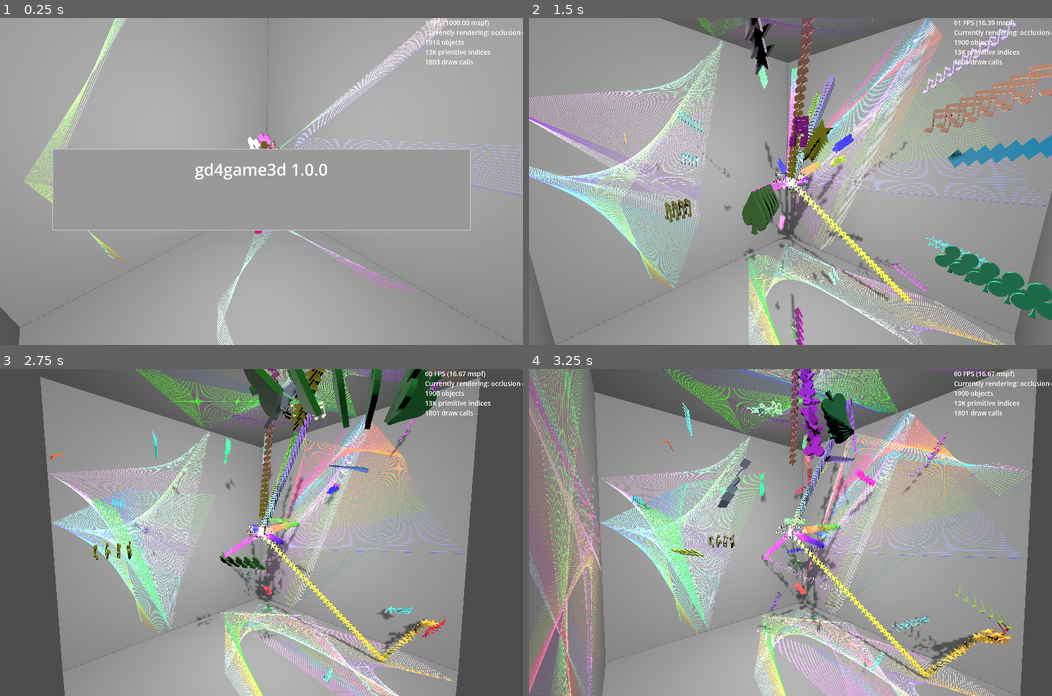
Above: before the commit, frames 1-4 (two rows, left to right).
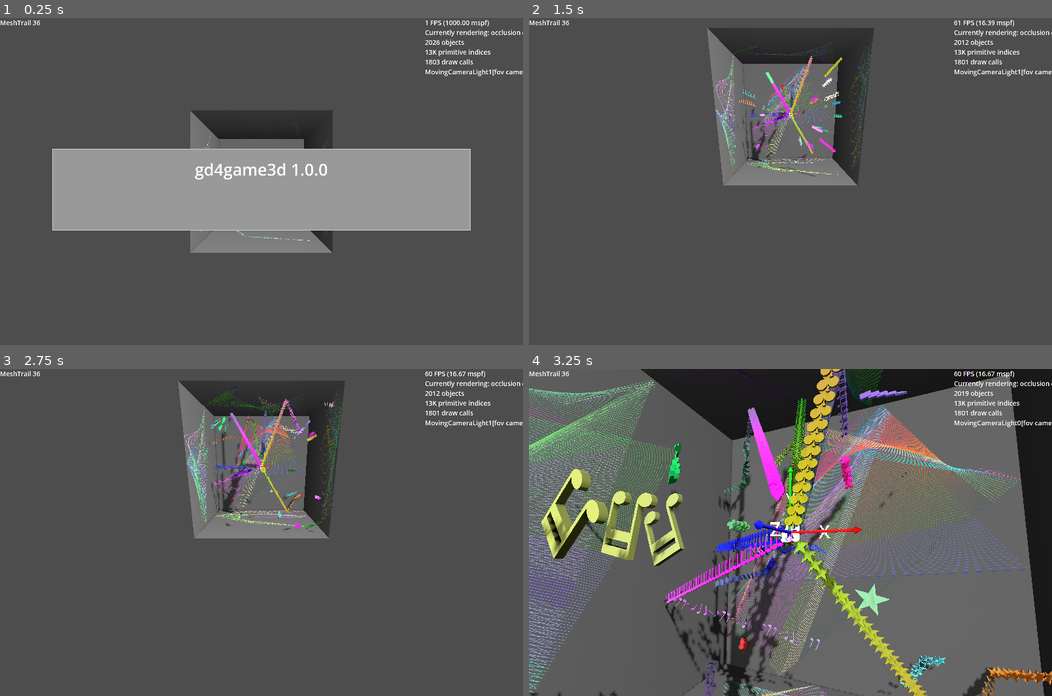
Above: after the commit, the same moments.

Repository: kasworld/gd4game3d
Game: Godot game, scene res://main.tscn
Two runs of this game, one before a commit and one after it. Both use one fixed random seed, a clock stepped at 60 frames per second and the inputs below.
Inputs (mouse positions are in pixels of both pictures, inside the frame that each line leads up to):
- Up to frame 1 (0.25 s): no input
- Up to frame 2 (1.5 s): tap Enter at 0.5, 0.6 s; move the mouse to (905, 165) at 0.52 s; hold Right 0.53-1.28 s; click (905, 165) at 0.67 s; tap E at 0.8, 1.35 s; move the mouse to (685, 197) at 1.27 s; hold Down from 1.28 s (still down)
- Up to frame 3 (2.75 s): tap Enter at 1.55, 2.1 s; move the mouse to (313, 460) at 2.02 s; release Down at 2.03 s; hold Right from 2.03 s (still down); tap E at 2.3 s
- Up to frame 4 (3.25 s): move the mouse to (764, 597) at 2.77 s; release Right at 2.78 s; hold Up from 2.78 s (still down); tap Q at 2.85 s; click (764, 597) at 2.92 s; tap Enter at 3.05 s

The runs differ from the first frame. In frame 1, 79% of the frame differs, in the area x 0-100%, y 0-100%; in frame 2, 98%; in frame 3, 74%; in frame 4, 94%.

Commit message:
use MovingCameraLight

Diff:
--- a/main.gd
+++ b/main.gd
@@ -3,7 +3,7 @@
 var meshtrail_scene = preload("res://mesh_trail/mesh_trail.tscn")
 var line2d_scene = preload("res://move_line2d/move_line_2d.tscn")
 
-var b_box :AABB
+const WorldSize := Vector3(100,100,100)
 #var MeshTrailTypeList = PlayingCard.make_deck()
 var MeshTrailTypeList = ["♠","♣","♥","♦" ,"★","☆","♩","♪","♬"]
 #var MeshTrailTypeList = [0,1,2,3,4,5,"♠","♣","♥","♦"]
@@ -53,21 +53,26 @@
 		RenderingServer.get_rendering_info(RenderingServer.RENDERING_INFO_TOTAL_PRIMITIVES_IN_FRAME) * 0.001,
 		RenderingServer.get_rendering_info(RenderingServer.RENDERING_INFO_TOTAL_DRAW_CALLS_IN_FRAME),
 		]
-	#if $"오른쪽패널/LabelInfo".visible:
-		#$"오른쪽패널/LabelInfo".text = "%s" % [ MovingCameraLight.GetCurrentCamera() ]
-
-
+	if $"오른쪽패널/LabelInfo".visible:
+		$"오른쪽패널/LabelInfo".text = "%s" % [ MovingCameraLight.GetCurrentCamera() ]
+	$"왼쪽패널/Label".text = "MeshTrail %d" % [$MeshTrailContainer.get_child_count()]
 
 func _ready() -> void:
 	get_viewport().size_changed.connect(on_viewport_size_changed)
 	ui_panel_init()
 	timed_message_init()
 
-	var bound_size = Vector3(100,100,100)
-	$DirectionalLight3D.position = bound_size *0.45
-	$DirectionalLight3D.look_at(Vector3.ZERO)
+	$OmniLight3D.position = Vector3(0,0,WorldSize.length())
+	$OmniLight3D.omni_range = WorldSize.length()*2
+	$BounceCameraLight.set_center_pos_far(Vector3.ZERO, Vector3(0, 0, WorldSize.z*2), WorldSize.length()*2)
+	$FixedCameraLight.set_center_pos_far(Vector3.ZERO, Vector3(0, 0, WorldSize.z*2), WorldSize.length()*2)
+	#$MovingCameraLightHober.set_center_pos_far( Vector3.ZERO, Vector3(0, 0, WorldSize.z), WorldSize.length()*2)
+	#$MovingCameraLightAround.set_center_pos_far( Vector3.ZERO, Vector3(0, 0, WorldSize.z), WorldSize.length()*2)
+	$AxisArrow3D.set_size(10)
+
+	var bound_size = WorldSize
 	b_box = AABB( -bound_size/2, bound_size)
-	var radius := 1.5
+	velocity = Vector3( (randf()-0.5)*WorldSize.length()/3,(randf()-0.5)*WorldSize.length()/3,(randf()-0.5)*WorldSize.length()/3)
 	for mt in MeshTrailTypeList:
 		var ball = meshtrail_scene.instantiate(
 			).init_OnBounce(
@@ -95,7 +100,7 @@
 			).set_speed(20,40,0.05)
 		$MeshTrailContainer.add_child(ball)
 
-	$MovingCamera.init( b_box, Vector3.ZERO, $MeshTrailContainer.get_child(0) )
+	#$MovingCamera.init( b_box, Vector3.ZERO, $MeshTrailContainer.get_child(0) )
 	make_line2d(Vector2(b_box.size.x,b_box.size.y), Vector3(b_box.get_center().x, b_box.get_center().y, b_box.position.z),     PlaneMesh.FACE_Z, false)
 	make_line2d(Vector2(b_box.size.x,b_box.size.y), Vector3(b_box.get_center().x, b_box.get_center().y, b_box.end.z),          PlaneMesh.FACE_Z, true)
 	make_line2d(Vector2(b_box.size.x,b_box.size.z), Vector3(b_box.get_center().x, b_box.position.y,     b_box.get_center().z), PlaneMesh.FACE_Y, false)
@@ -103,8 +108,8 @@
 	make_line2d(Vector2(b_box.size.y,b_box.size.z), Vector3(b_box.position.x,     b_box.get_center().y, b_box.get_center().z), PlaneMesh.FACE_X, false)
 	make_line2d(Vector2(b_box.size.y,b_box.size.z), Vector3(b_box.end.x,          b_box.get_center().y, b_box.get_center().z), PlaneMesh.FACE_X, true)
 
-func bounce(_oldpos:Vector3, pos :Vector3, radius :float) -> Dictionary:
-	return Bounce.v3f(pos, b_box, radius)
+func bounce(_oldpos:Vector3, pos :Vector3, radiusa :float) -> Dictionary:
+	return Bounce.v3f(pos, b_box, radiusa)
 
 var color_list_light = NamedColorList.make_light_color_list()
 var color_list_dark = NamedColorList.make_dark_color_list()
@@ -141,16 +146,34 @@
 	line2d_list.append(sp)
 	return sp
 
+var b_box :AABB
+var radius := 1.5
+var velocity :Vector3
 func _process(delta: float) -> void:
 	label_demo()
+	#var now := Time.get_unix_time_from_system()
+	#var t := now /2.3
+	if $BounceCameraLight.is_current_camera():
+		velocity = $BounceCameraLight.bounce_within_aabb(delta,b_box, velocity,  Vector3.ZERO, radius )
+	#elif $MovingCameraLightHober.is_current_camera():
+		#$MovingCameraLightHober.move_hober_around_z(t, Vector3.ZERO, (WorldSize.x+WorldSize.y)/2, WorldSize.length()*0.6 )
+	#elif $MovingCameraLightAround.is_current_camera():
+		#$MovingCameraLightAround.move_wave_around_y(t, Vector3.ZERO, (WorldSize.x+WorldSize.y)/2, WorldSize.length()*0.6 )
 
-	$LabelInfo.text = "MeshTrail %d\n(%.1f,%.1f,%.1f)\n%.1fFPS" % [
-		$MeshTrailContainer.get_child_count(),
-		$MovingCamera.position.x, $MovingCamera.position.y, $MovingCamera.position.z,
-		1.0/delta]
+func _on_카메라변경_pressed() -> void:
+	MovingCameraLight.NextCamera()
+
+func _on_button_fov_up_pressed() -> void:
+	MovingCameraLight.GetCurrentCamera().fov_camera_inc()
+
+func _on_button_fov_down_pressed() -> void:
+	MovingCameraLight.GetCurrentCamera().fov_camera_dec()
 
 var key2fn = {
 	KEY_ESCAPE:_on_button_esc_pressed,
+	KEY_ENTER:_on_카메라변경_pressed,
+	KEY_PAGEUP:_on_button_fov_up_pressed,
+	KEY_PAGEDOWN:_on_button_fov_down_pressed,
 }
 
 func _unhandled_input(event: InputEvent) -> void:
@@ -158,6 +181,10 @@
 		var fn = key2fn.get(event.keycode)
 		if fn != null:
 			fn.call()
+		if $FixedCameraLight.is_current_camera():
+			var fi = FlyNode3D.Key2Info.get(event.keycode)
+			if fi != null:
+				FlyNode3D.fly_node3d($FixedCameraLight, fi)
 	elif event is InputEventMouseButton and event.is_pressed():
 		pass
 
--- a/main.tscn
+++ b/main.tscn
@@ -1,8 +1,9 @@
-[gd_scene load_steps=8 format=3 uid="uid://c7o2uicaj4xv7"]
+[gd_scene load_steps=9 format=3 uid="uid://c7o2uicaj4xv7"]
 
 [ext_resource type="Script" uid="uid://bkjtdglfi770m" path="res://main.gd" id="1_nnvt2"]
-[ext_resource type="PackedScene" uid="uid://cpm7kd6k102e" path="res://moving_camera/moving_camera.tscn" id="3_81qi8"]
+[ext_resource type="PackedScene" uid="uid://ces3a6yv0c5fi" path="res://moving_carmera_light/moving_camera_light.tscn" id="3_1bvp3"]
 [ext_resource type="PackedScene" uid="uid://c6cct2gj2a3im" path="res://timed_message/timed_message.tscn" id="3_h2yge"]
+[ext_resource type="PackedScene" uid="uid://dl14flc0fkeyt" path="res://axis_arrow3d/axis_arrow_3d.tscn" id="4_1bvp3"]
 
 [sub_resource type="Theme" id="Theme_h2yge"]
 default_font_size = 32
@@ -20,6 +21,7 @@
 script = ExtResource("1_nnvt2")
 
 [node name="DirectionalLight3D" type="DirectionalLight3D" parent="."]
+transform = Transform3D(0.70710677, -0.49999997, 0.49999997, 0, 0.70710677, 0.70710677, -0.70710677, -0.49999997, 0.49999997, 0, 0, 0)
 shadow_enabled = true
 directional_shadow_max_distance = 1000.0
 
@@ -30,22 +32,15 @@
 omni_range = 1000.0
 omni_shadow_mode = 0
 
-[node name="MovingCamera" parent="." instance=ExtResource("3_81qi8")]
-
-[node name="LabelInfo" type="Label3D" parent="."]
-sorting_offset = 1.0
-pixel_size = 0.01
-billboard = 1
-double_sided = false
-text = "hello	"
-font_size = 128
-
 [node name="MeshTrailContainer" type="Node3D" parent="."]
 
 [node name="왼쪽패널" type="VBoxContainer" parent="."]
 offset_right = 40.0
 offset_bottom = 40.0
 theme = SubResource("Theme_h2yge")
+
+[node name="Label" type="Label" parent="왼쪽패널"]
+layout_mode = 2
 
 [node name="오른쪽패널" type="VBoxContainer" parent="."]
 offset_right = 40.0
@@ -60,3 +55,9 @@
 
 [node name="TimedMessage" parent="." instance=ExtResource("3_h2yge")]
 theme = SubResource("Theme_1bvp3")
+
+[node name="AxisArrow3D" parent="." instance=ExtResource("4_1bvp3")]
+
+[node name="BounceCameraLight" parent="." instance=ExtResource("3_1bvp3")]
+
+[node name="FixedCameraLight" parent="." instance=ExtResource("3_1bvp3")]
--- a/moving_camera/moving_camera.gd
+++ /dev/null
@@ -1,29 +0,0 @@
-extends Node3D
-
-const SPEED_LIMIT :float = 50
-var life_start :float
-var dest_node3d :Node3D
-
-var velocity :Vector3
-var bounce_area :AABB
-var radius :float
-
-func init(ba :AABB, p :Vector3, dst :Node3D)->void:
-	life_start = Time.get_unix_time_from_system()
-	dest_node3d = dst
-
-	bounce_area = ba
-	position = p
-	radius = 15
-	velocity = Vector3( (randf()-0.5)*SPEED_LIMIT,(randf()-0.5)*SPEED_LIMIT,(randf()-0.5)*SPEED_LIMIT)
-
-func _process(delta: float) -> void:
-	$Camera3D.look_at(dest_node3d.position)
-
-	position += velocity * delta
-	var bn = Bounce.v3f(position, bounce_area, radius)
-	for i in 3:
-		# change vel on bounce
-		if bn.bounced[i] != 0 :
-			velocity[i] = -bn.bounced[i] * abs(velocity[i])
-	position = bn.pos
--- a/moving_camera/moving_camera.tscn
+++ /dev/null
@@ -1,9 +0,0 @@
-[gd_scene load_steps=2 format=3 uid="uid://cpm7kd6k102e"]
-
-[ext_resource type="Script" uid="uid://cnmfbaws3w1g7" path="res://moving_camera/moving_camera.gd" id="1_xkrfo"]
-
-[node name="MovingCamera" type="Node3D"]
-script = ExtResource("1_xkrfo")
-
-[node name="Camera3D" type="Camera3D" parent="."]
-transform = Transform3D(0.800731, -0.312989, 0.510752, 0, 0.85264, 0.522499, -0.599024, -0.418381, 0.682736, 20.9117, 18.0937, 18.5827)
--- a/moving_carmera_light/moving_camera_light.gd
+++ b/moving_carmera_light/moving_camera_light.gd
@@ -77,7 +77,7 @@
 	position = Vector3( sin(t)*radius, cos(t)*radius, height ) + center
 	look_at(center)
 
-func bounce_within_aabb(delta :float, bounce_area :AABB, velocity :Vector3, center :Vector3, radius :float) -> void:
+func bounce_within_aabb(delta :float, bounce_area :AABB, velocity :Vector3, center :Vector3, radius :float) -> Vector3:
 	position += velocity * delta
 	var bn = Bounce.v3f(position, bounce_area, radius)
 	for i in 3:
@@ -86,6 +86,7 @@
 			velocity[i] = -bn.bounced[i] * abs(velocity[i])
 	position = bn.pos
 	look_at(center)
+	return velocity
 
 func set_center_pos_far(center :Vector3, pos :Vector3, far :float) -> void:
 	position = pos
Not shown, removed: moving_camera/moving_camera.gd.uid
